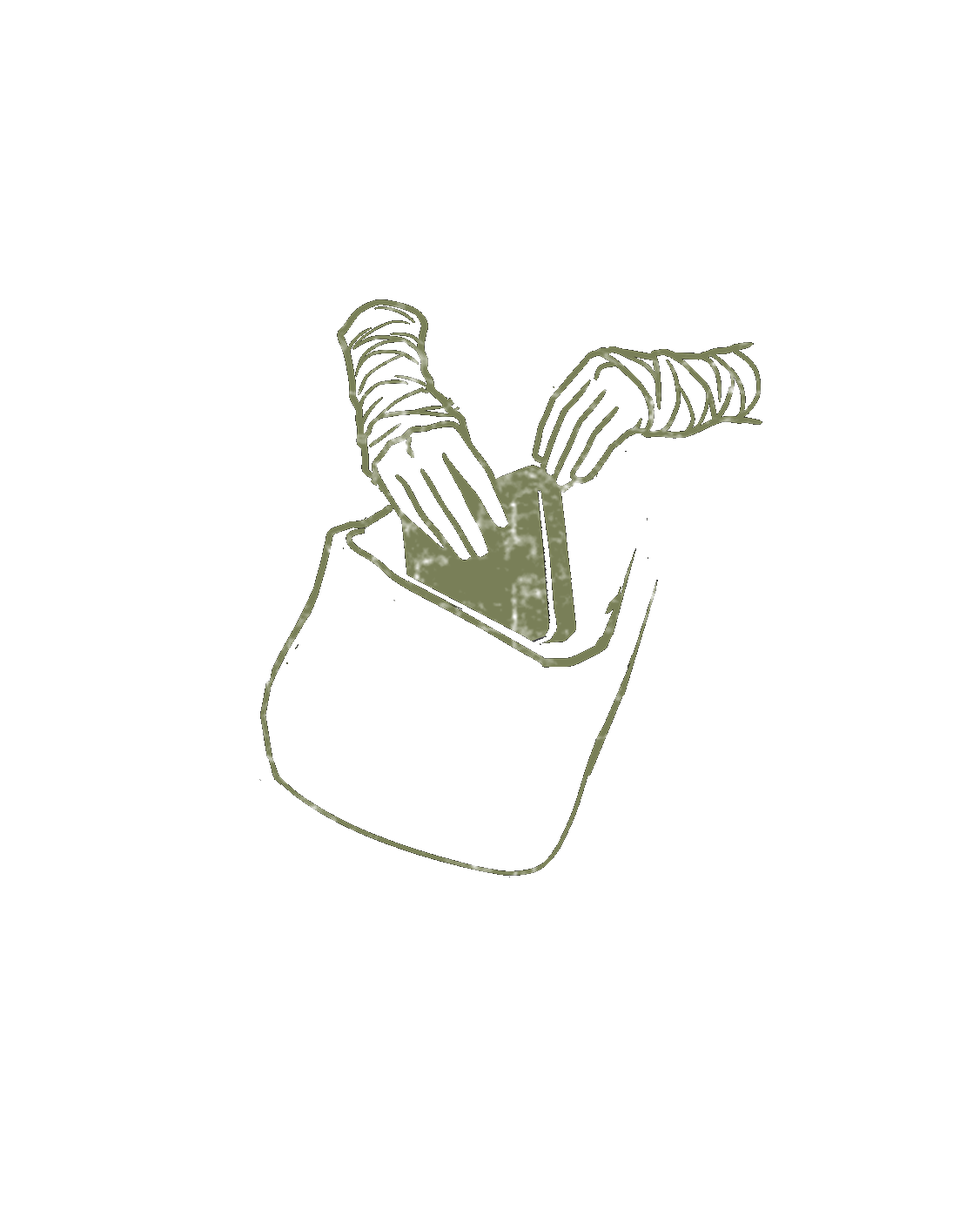
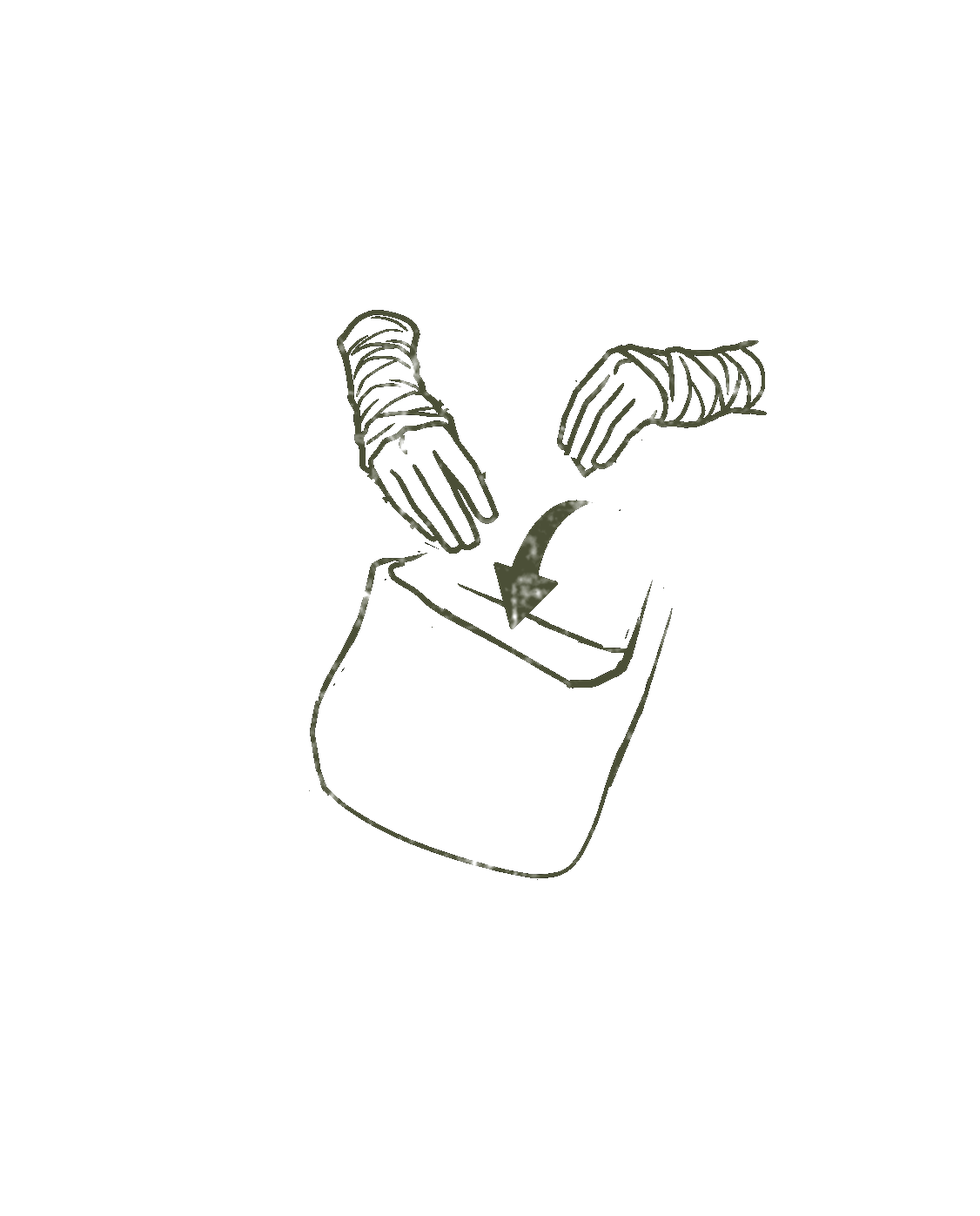
Layered file, before and after one edit (w=980, h=1216). Changes by layer:
painted on "Layer 6" over [259, 299, 767, 880]
